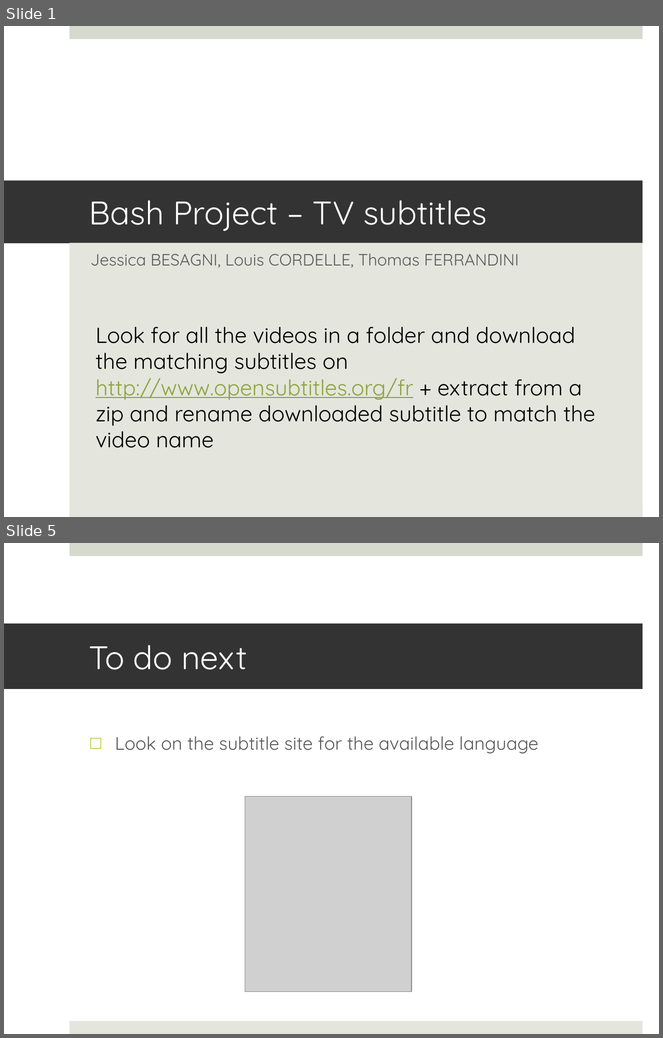
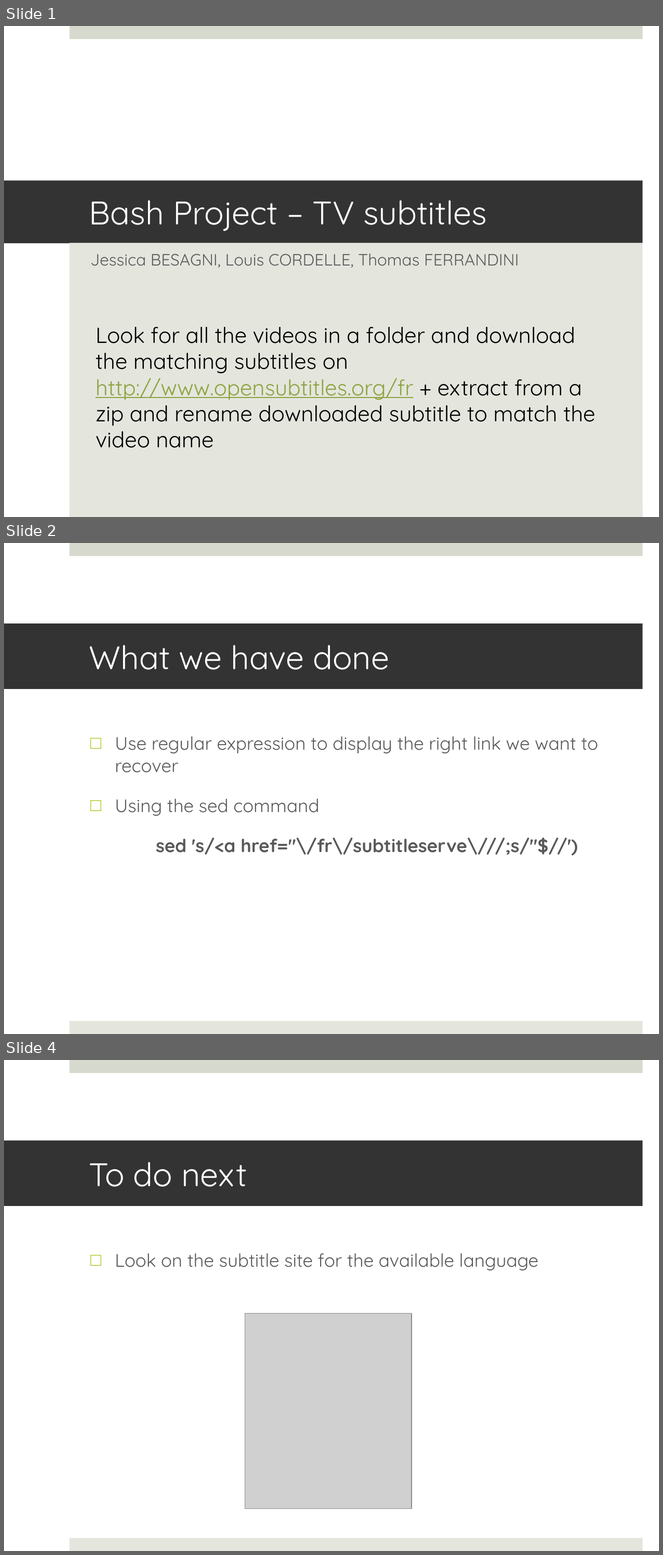
Before and after one commit to kiago/isepse2014, a slide deck: jessica.besagni/projects/Subtitles 2605.pptx. Shown one above the other, each under a label of ours: slides 1 and 5 before the commit, slides 1, 2 and 4 after it; the slides between them are not shown. The pictures are 663x1038 and 663x1555 pixels, drawn with LibreOffice and Linux fonts; fonts in the diff are those of the drawing; grey boxes stand for pictures. Boxes give left, top, right and bottom in pixels: in the first picture for what was removed or moved away, otherwise in the second. Text is boxed around its words. In the diff, an @@ line names an element or a change of style, - is before the commit and + after.

```diff
--- a/jessica.besagni/projects/Subtitles 2605.pptx
+++ b/jessica.besagni/projects/Subtitles 2605.pptx
@@ slide 2 added at (4,543,659,1034), background #FFFFFF; not listed: 2 template elements that a slide beside it also shows @@
@@ title added at (4,624,643,689), fill #333333, 36 pt, text #FFFFFF @@
+What we have done
@@ text added at (115,736,598,856), 20 pt, text #595959 @@
+□ Use regular expression to display the right link we want to recover
+□ Using the sed command
+sed 's/<a href="\/fr\/subtitleserve\///;s/"$//')
@@ what was slide 5 is now slide 4 @@
```
Also in this commit, not shown: 1 slide changed, 2 slides removed.
